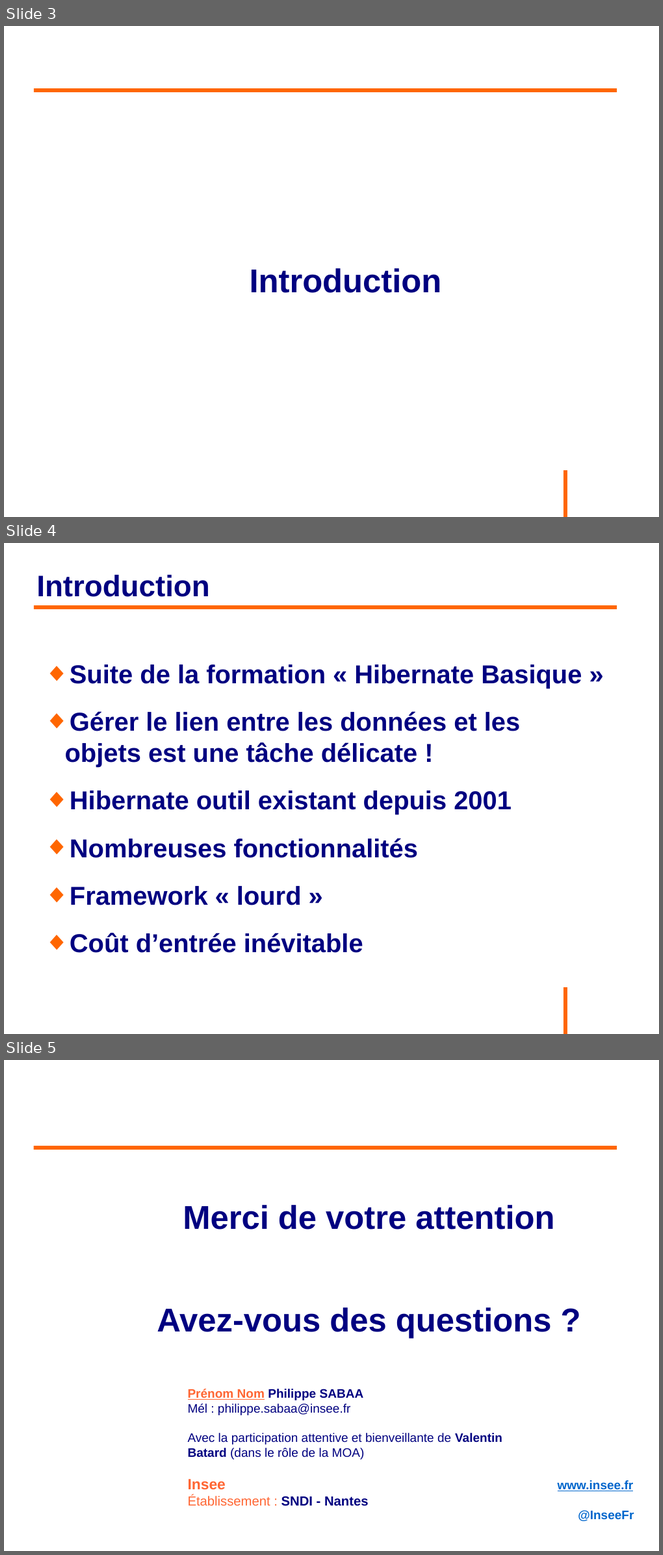
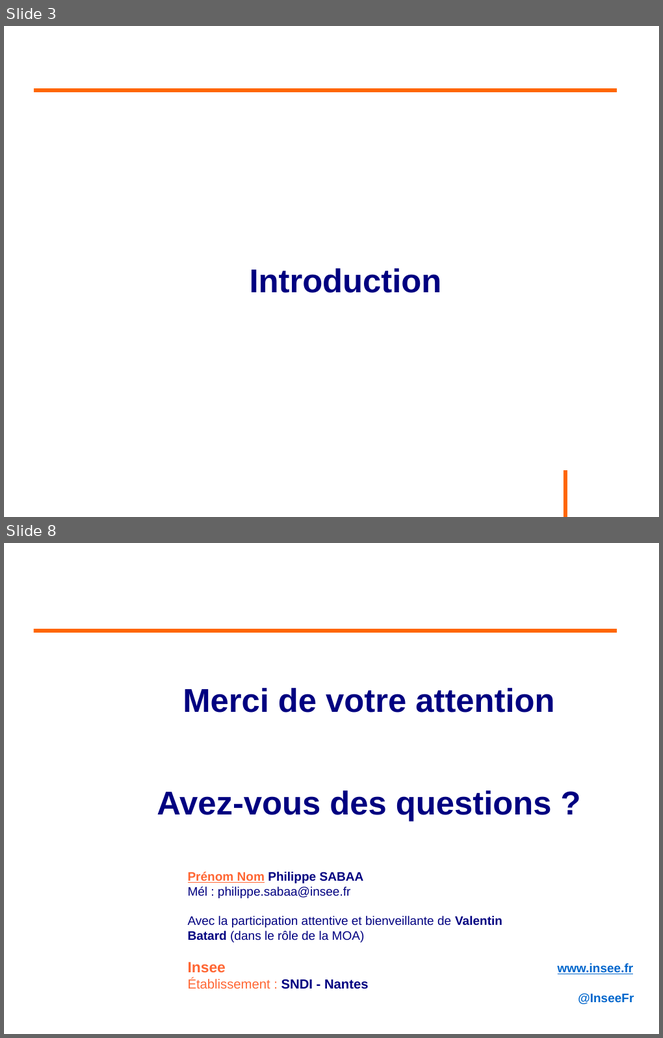
Before and after one commit to philphils/formation-spring, a slide deck: Documentation/diapo_formation_spring.odp. Shown one above the other, each under a label of ours: slides 3, 4 and 5 before the commit, slides 3 and 8 after it; the slides between them are not shown. The pictures are 663x1555 and 663x1038 pixels, drawn with LibreOffice and Linux fonts; fonts in the diff are those of the drawing; background and template pictures are left out. Boxes give left, top, right and bottom in pixels: in the first picture for what was removed or moved away, otherwise in the second. Text is boxed around its words. In the diff, an @@ line names an element or a change of style, - is before the commit and + after.

Commit message:
Introduction

```diff
--- a/Documentation/diapo_formation_spring.odp
+++ b/Documentation/diapo_formation_spring.odp
@@ slide 4 removed at [4, 543, 659, 1034], background #FFFFFF; not listed: 1 template element that a slide beside it also shows @@
@@ title removed at [36, 575, 209, 597] @@
-Introduction
@@ line removed from (34, 607) to (618, 607) @@
@@ text removed at [65, 665, 582, 953] @@
-◆ Suite de la formation « Hibernate Basique »
-◆ Gérer le lien entre les données et les objets est une tâche délicate !
-◆ Hibernate outil existant depuis 2001
-◆ Nombreuses fonctionnalités
-◆ Framework « lourd »
-◆ Coût d’entrée inévitable
@@ what was slide 5 is now slide 8 @@
```
Also in this commit, not shown: 2 slides changed, 4 slides added.
